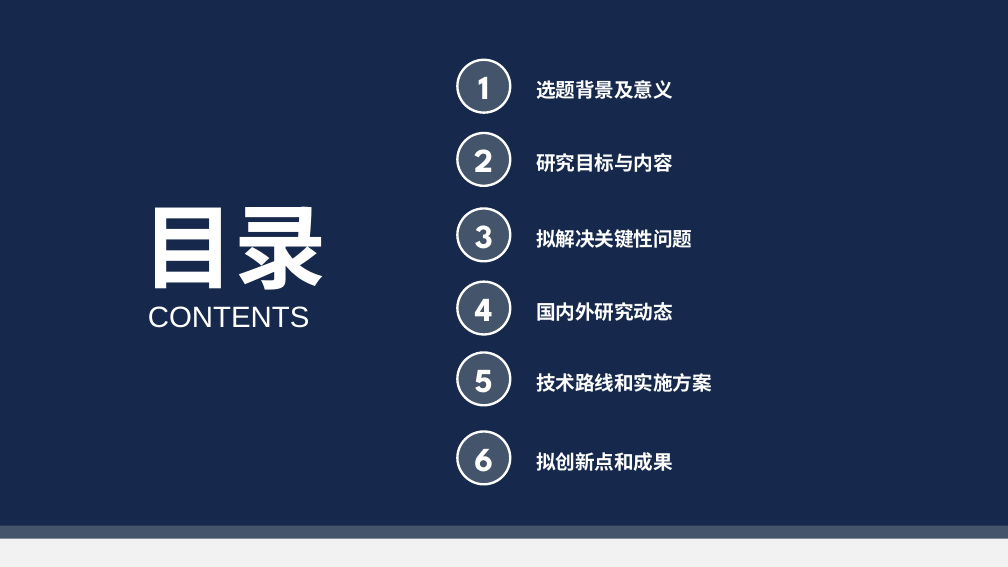
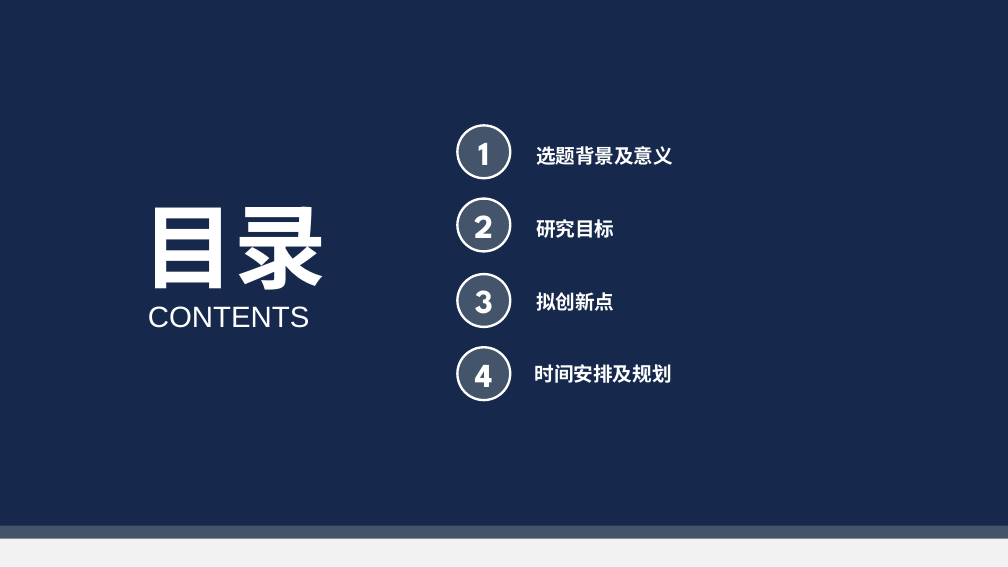
Before and after one commit to Akihi7777/day-day-up, a slide deck: slide 2 of 毕业近在咫尺/开题答辩.pptx. Drawn at 1008x567 pixels with LibreOffice and Linux fonts; fonts in the diff are those of the drawing. Boxes give left, top, right and bottom in pixels: in the first picture for what was removed or moved away, otherwise in the second. Text is boxed around its words. In the diff, an @@ line names an element or a change of style, - is before the commit and + after.

```diff
--- a/毕业近在咫尺/开题答辩.pptx
+++ b/毕业近在咫尺/开题答辩.pptx
@@ text at [536, 219, 614, 238]: text changed @@
-研究目标与内容
+研究目标
@@ text removed at [536, 229, 692, 248] @@
-拟解决关键性问题
@@ 4 ellipses, 1 text: place and size @@
-4 ellipses, 1 text at [457, 60, 673, 335]
+4 ellipses, 1 text at [457, 126, 673, 400]
@@ text at [536, 292, 614, 311]: text changed @@
-拟创新点和成果
+拟创新点
@@ text removed at [536, 302, 673, 321] @@
-国内外研究动态
@@ ellipse removed at [457, 352, 510, 405] @@
-5
@@ text at [535, 364, 672, 383]: text changed @@
-技术路线和实施方案
+时间安排及规划
@@ ellipse removed at [457, 432, 510, 485] @@
-6
```
Also in this commit, not shown: 6 other slides changed, 5 slides added, 9 slides removed, 1 other file.
